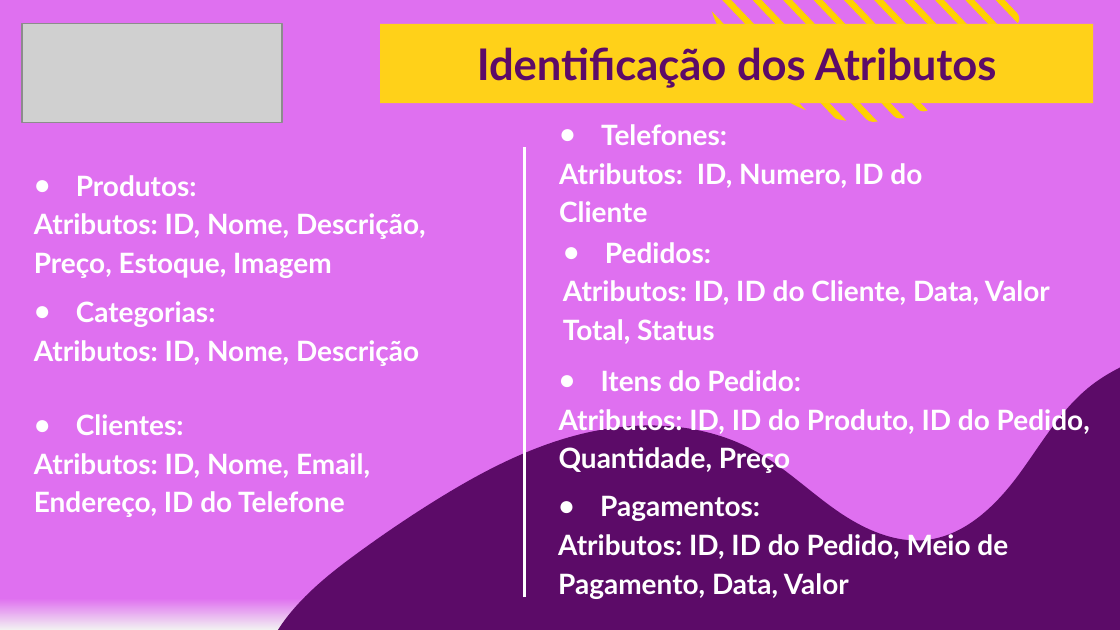
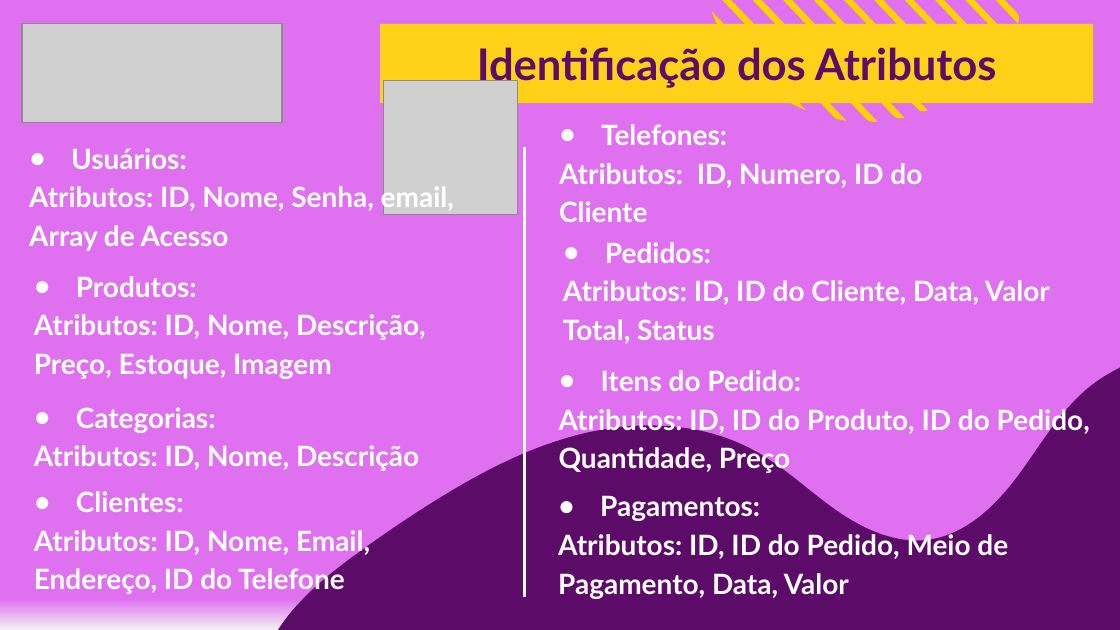
Before and after one commit to SouAnderson/PROJETO_INTEGRADOR, a slide deck: slide 12 of Projeto de Banco de Dados/Projeto Itegrado - analise de dados.pptx (slide 11 before the commit). Drawn at 1120x630 pixels with LibreOffice and Linux fonts; fonts in the diff are those of the drawing; grey boxes stand for pictures. Boxes give left, top, right and bottom in pixels: in the first picture for what was removed or moved away, otherwise in the second. Text is boxed around its words. In the diff, an @@ line names an element or a change of style, - is before the commit and + after.

```diff
--- a/Projeto de Banco de Dados/Projeto Itegrado - analise de dados.pptx
+++ b/Projeto de Banco de Dados/Projeto Itegrado - analise de dados.pptx
@@ picture added at bbox=[384, 81, 519, 215] @@
@@ text added at bbox=[29, 148, 454, 251], 18 pt, text #FFFFFF, bold @@
+● Usuários:
+Atributos: ID, Nome, Senha, email, Array de Acesso
@@ subtitle "Produtos:": place and size @@
-subtitle "Produtos:" at bbox=[34, 175, 426, 278]
+subtitle "Produtos:" at bbox=[34, 276, 426, 379]
@@ subtitle "Categorias:": place and size @@
-subtitle "Categorias:" at bbox=[34, 301, 419, 366]
+subtitle "Categorias:" at bbox=[34, 407, 419, 471]
@@ subtitle "Clientes:": place and size @@
-subtitle "Clientes:" at bbox=[34, 414, 370, 517]
+subtitle "Clientes:" at bbox=[34, 491, 370, 595]
```
Also in this commit, not shown: 3 other slides changed, 2 slides added, 7 other files.
